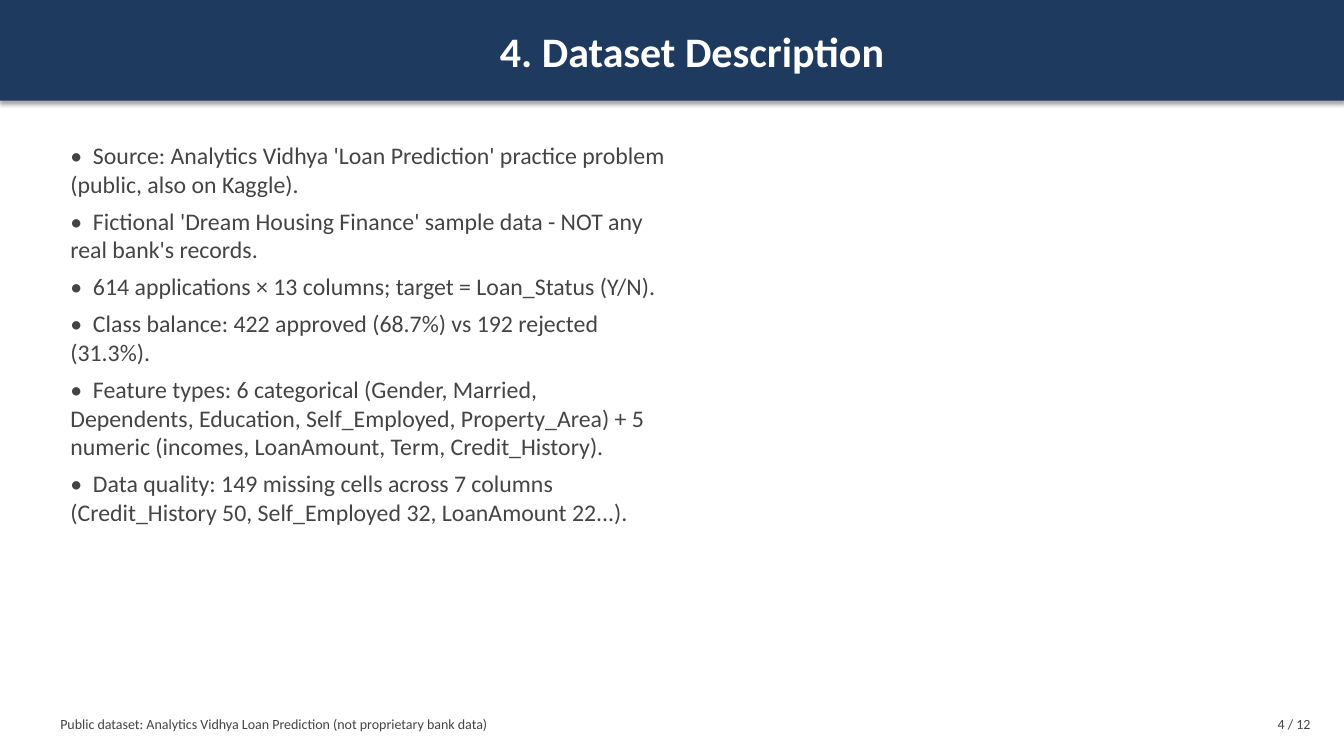
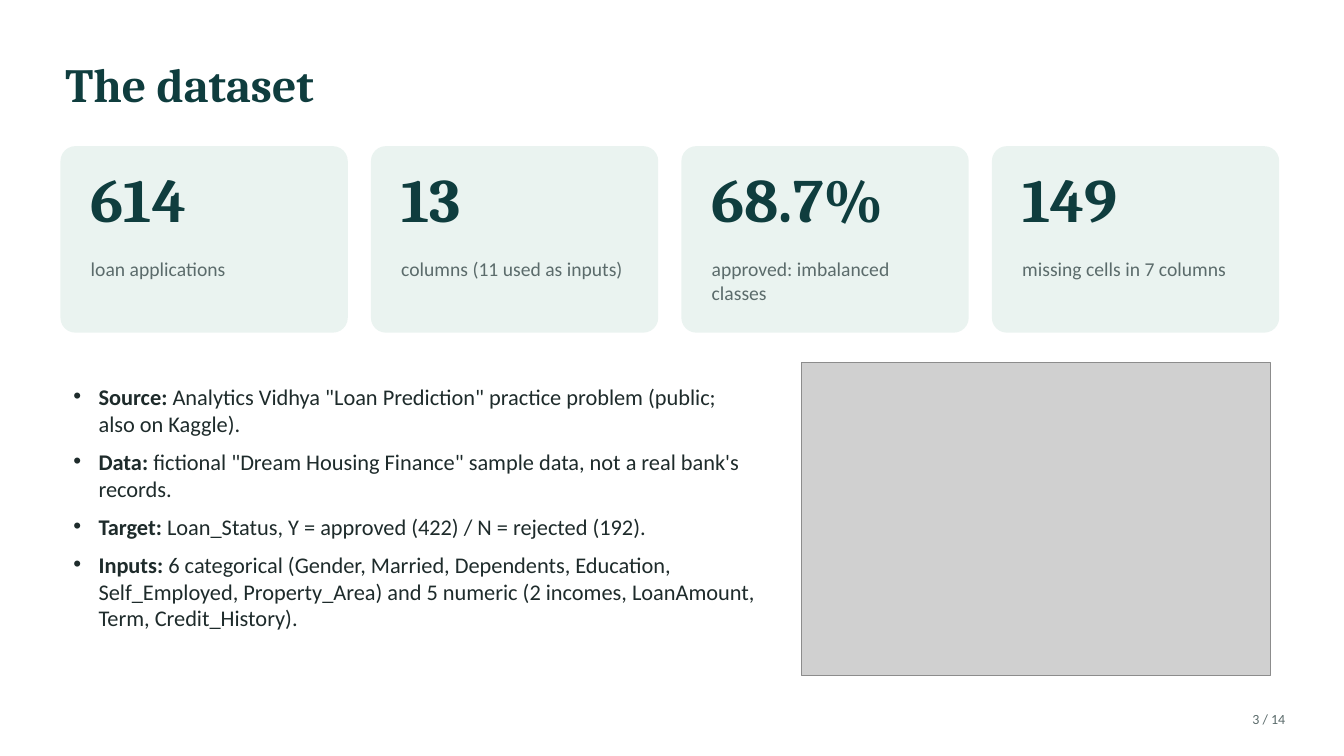
Before and after one commit to agamjotdhingra/loan-approval, a slide deck: slide 3 of docs/Loan_Approval_Presentation.pptx (slide 4 before the commit). Drawn at 1344x756 pixels with LibreOffice and Linux fonts; fonts in the diff are those of the drawing; grey boxes stand for pictures. Boxes give left, top, right and bottom in pixels: in the first picture for what was removed or moved away, otherwise in the second. Text is boxed around its words. In the diff, an @@ line names an element or a change of style, - is before the commit and + after.

```diff
--- a/docs/Loan_Approval_Presentation.pptx
+++ b/docs/Loan_Approval_Presentation.pptx
@@ rectangle removed at (0, 0, 1344, 101) @@
-4. Dataset Description
@@ text added at (65, 69, 314, 103), 34 pt, text #0F3D3E, bold @@
+The dataset
@@ rounded rectangle added at (60, 146, 348, 333), fill #EAF3F0 @@
@@ rounded rectangle added at (371, 146, 658, 333), fill #EAF3F0 @@
@@ rounded rectangle added at (682, 146, 969, 333), fill #EAF3F0 @@
@@ rounded rectangle added at (992, 146, 1279, 333), fill #EAF3F0 @@
@@ text added at (91, 180, 186, 223), 44 pt, text #0F3D3E, bold @@
+614
@@ text added at (401, 180, 460, 223), 44 pt, text #0F3D3E, bold @@
+13
@@ text added at (712, 180, 884, 224), 44 pt, text #0F3D3E, bold @@
+68.7%
@@ text added at (1022, 180, 1117, 223), 44 pt, text #0F3D3E, bold @@
+149
@@ text added at (91, 262, 226, 279), 14 pt, text #5B6B6B @@
+loan applications
@@ text added at (401, 262, 623, 279), 14 pt, text #5B6B6B @@
+columns (11 used as inputs)
@@ text added at (712, 262, 889, 300), 14 pt, text #5B6B6B @@
+approved: imbalanced classes
@@ text added at (1022, 262, 1226, 280), 14 pt, text #5B6B6B @@
+missing cells in 7 columns
@@ text at (99, 389, 754, 630): text changed; size 17 to 16 pt; text colour #444444 to #1E2B2B @@
-• Source: Analytics Vidhya 'Loan Prediction' practice problem (public, also on Kaggle).
-• Fictional 'Dream Housing Finance' sample data - NOT any real bank's records.
-• 614 applications × 13 columns; target = Loan_Status (Y/N).
-• Class balance: 422 approved (68.7%) vs 192 rejected (31.3%).
-• Feature types: 6 categorical (Gender, Married, Dependents, Education, Self_Employed, Property_Area) + 5 numeric (incomes, LoanAmount, Term, Credit_History).
-• Data quality: 149 missing cells across 7 columns (Credit_History 50, Self_Employed 32, LoanAmount 22...).
+• Source: Analytics Vidhya "Loan Prediction" practice problem (public; also on Kaggle).
+• Data: fictional "Dream Housing Finance" sample data, not a real bank's records.
+• Target: Loan_Status, Y = approved (422) / N = rejected (192).
+• Inputs: 6 categorical (Gender, Married, Dependents, Education, Self_Employed, Property_Area) and 5 numeric (2 incomes, LoanAmount, Term, Credit_History).
@@ picture added at (802, 363, 1270, 676) @@
@@ text removed at (60, 719, 487, 732) @@
-Public dataset: Analytics Vidhya Loan Prediction (not proprietary bank data)
@@ text added at (1252, 715, 1285, 724), 10 pt, text #5B6B6B @@
+3 / 14
@@ text removed at (1278, 720, 1310, 729) @@
-4 / 12
```
Also in this commit, not shown: 13 slides added, 11 slides removed, 17 other files.
